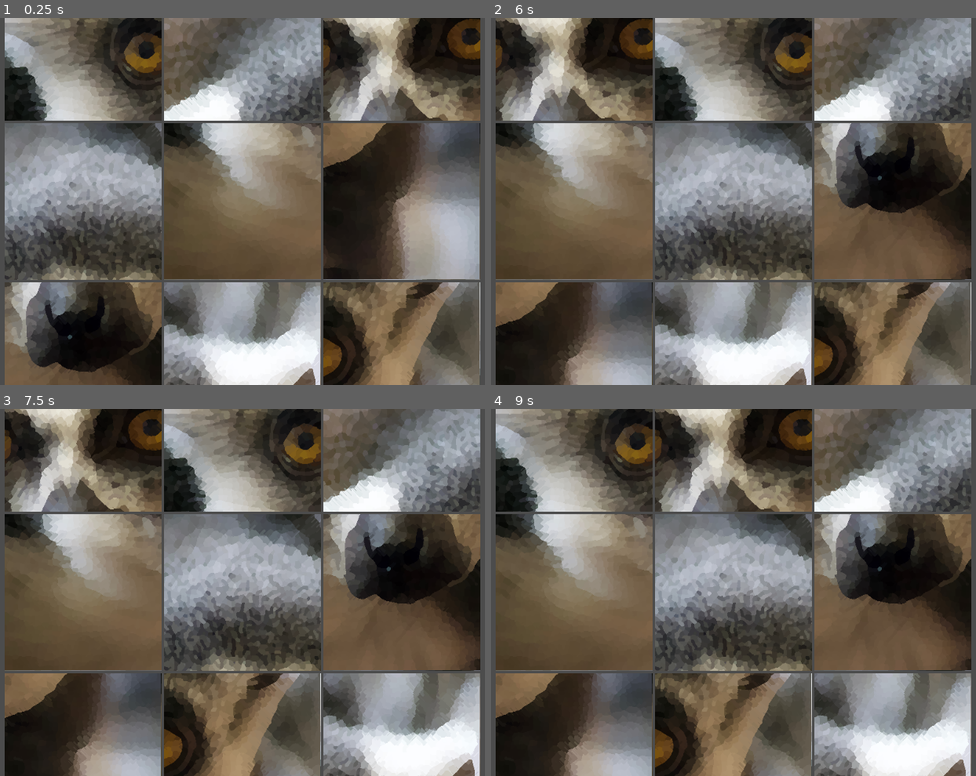
Above: before the commit, frames 1-4 (two rows, left to right).
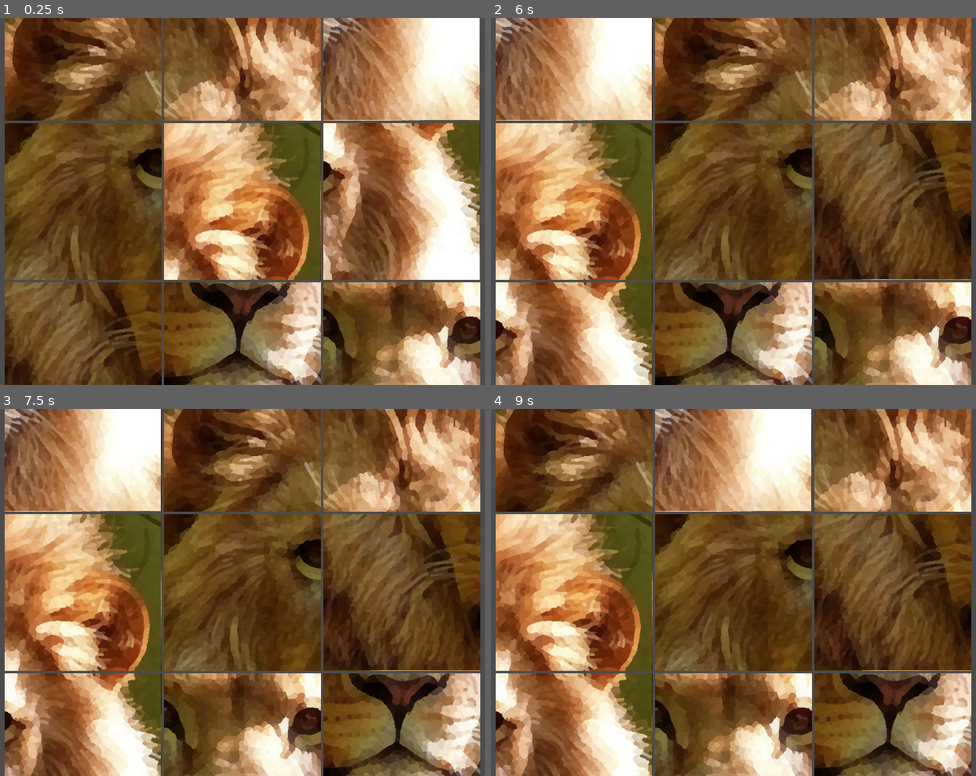
Above: after the commit, the same moments.

Repository: pheamit/shuffle
Game: Godot game, scene res://scenes/main.tscn
Same seed, same stepped clock (60 frames per second), same inputs: the game is played once before the commit and once after it.
Inputs (mouse positions are in pixels of both pictures, inside the frame that each line leads up to):
- Up to frame 1 (0.25 s): no input
- Up to frame 2 (6 s): click (573, 43) at 0.5 s; click (733, 43) at 1.27 s; click (573, 43) at 2.02 s; click (893, 43) at 2.77 s; click (573, 201) at 3.52 s; click (733, 201) at 4.27 s; click (893, 201) at 5.02 s; click (573, 359) at 5.77 s
- Up to frame 3 (7.5 s): click (242, 750) at 6.52 s; click (402, 750) at 7.27 s
- Up to frame 4 (9 s): click (573, 434) at 8.02 s; click (733, 434) at 8.75 s

The runs differ from the first frame. In frame 1, 93% of the frame differs, in the area x 0-100%, y 0-100%; in frame 2, 93%; in frame 3, 93%; in frame 4, 93%.

Commit message:
Shuffle the sliced textures, pop a sliced texture, add a wait for tween to finish

Diff:
--- a/scripts/main.gd
+++ b/scripts/main.gd
@@ -11,10 +11,10 @@
 	randomize()
 	textures = load_textures("res://assets/img/")
 	sliced_textures = prep_sliced_textures(textures)
-	print(sliced_textures)
+	sliced_textures.shuffle()
 	var button_scene = preload("res://scenes/button.tscn")
 
-	var tex_slices: Array = sliced_textures[0]
+	var tex_slices: Array = sliced_textures.pop_back()
 
 	for i in tex_slices.size():
 		var button_instance = button_scene.instance()
@@ -79,7 +79,7 @@
 	var tween = get_tree().create_tween()
 	var trans = Tween.TRANS_CIRC
 	tween.tween_method(self, "mediator", 8.0, 0.0, 1, ["vseparation"]).set_trans(trans)
-	tween.parallel().tween_method(self, "mediator", 8.0, 0.0, 1, ["hseparation"]).set_trans(trans)
+	yield(tween.parallel().tween_method(self, "mediator", 8.0, 0.0, 1, ["hseparation"]).set_trans(trans), "finished")
 
 func load_textures(path: String) -> Array:
 	var result = []
